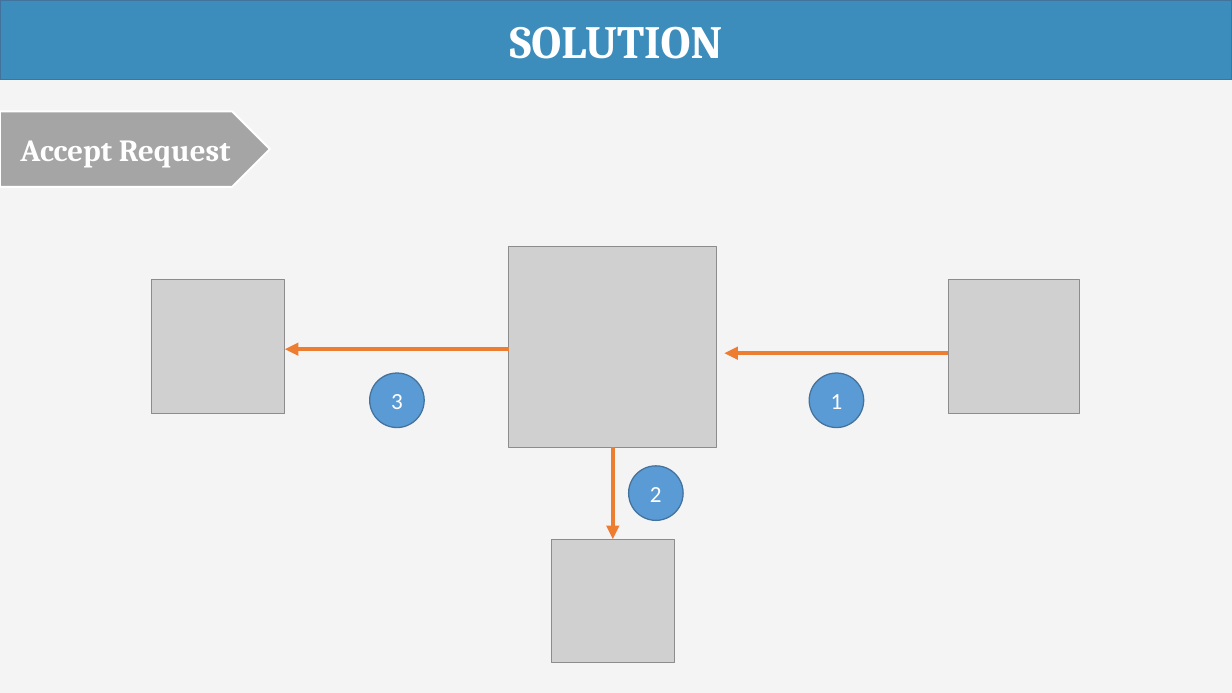
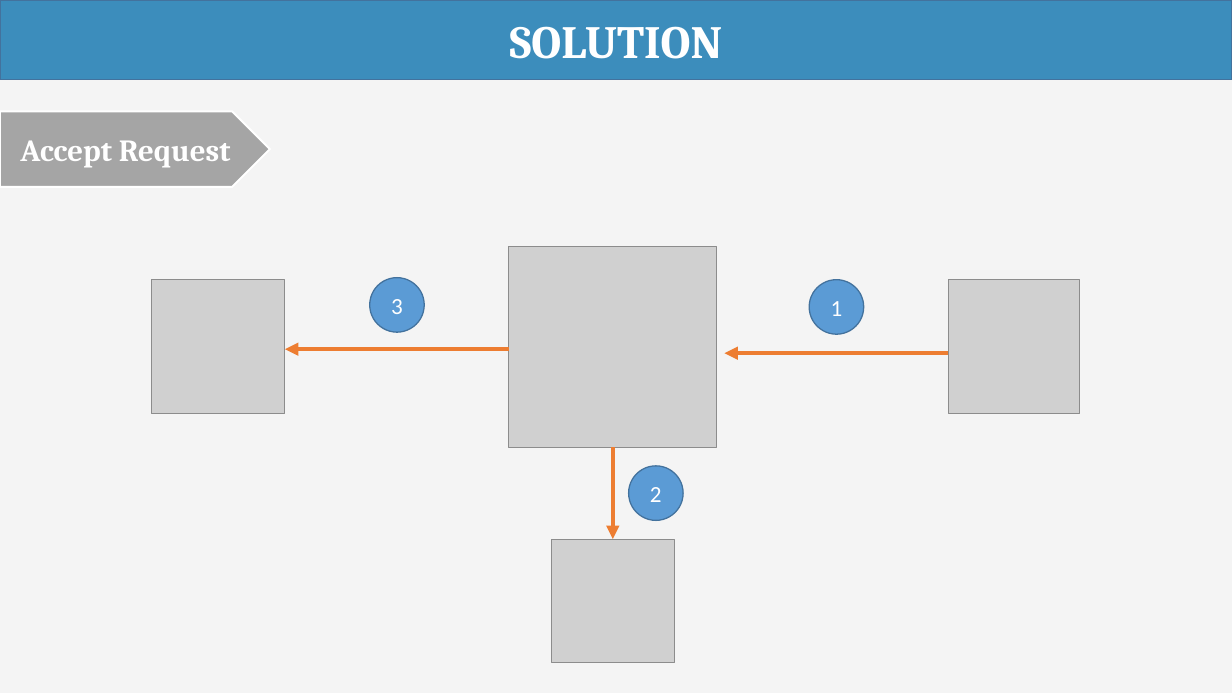
Before and after one commit to haltt051093/IMS-datacenter, a slide deck: slide 20 of Document/Presentation/IMS_20160407_Presentation.pptx. Drawn at 1232x693 pixels with LibreOffice and Linux fonts; fonts in the diff are those of the drawing; grey boxes stand for pictures. Boxes give left, top, right and bottom in pixels: in the first picture for what was removed or moved away, otherwise in the second. Text is boxed around its words. In the diff, an @@ line names an element or a change of style, - is before the commit and + after.

```diff
--- a/Document/Presentation/IMS_20160407_Presentation.pptx
+++ b/Document/Presentation/IMS_20160407_Presentation.pptx
@@ ellipse "3": place and size @@
-ellipse "3" at box(370, 373, 424, 428)
+ellipse "3" at box(370, 277, 424, 332)
@@ ellipse "1": place and size @@
-ellipse "1" at box(810, 373, 864, 428)
+ellipse "1" at box(810, 280, 864, 335)
```
Also in this commit, not shown: 11 other slides changed.
